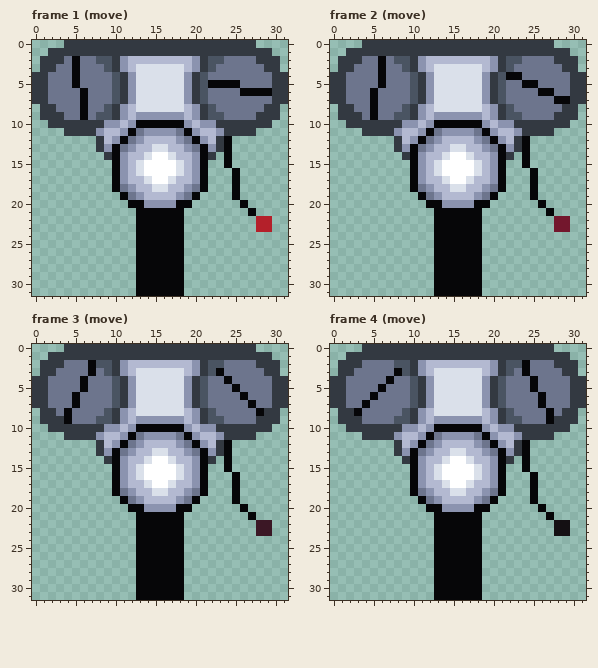
One commit to this pixel-art file: art/crawlingTurret.aseprite. The picture above is the old version.
32x32 pixels, 10 frames. Shown: frame 1 (move), frame 2 (move), frame 3 (move), frame 4 (move). The commit also changed other frames, which this record leaves out.
Once edited:
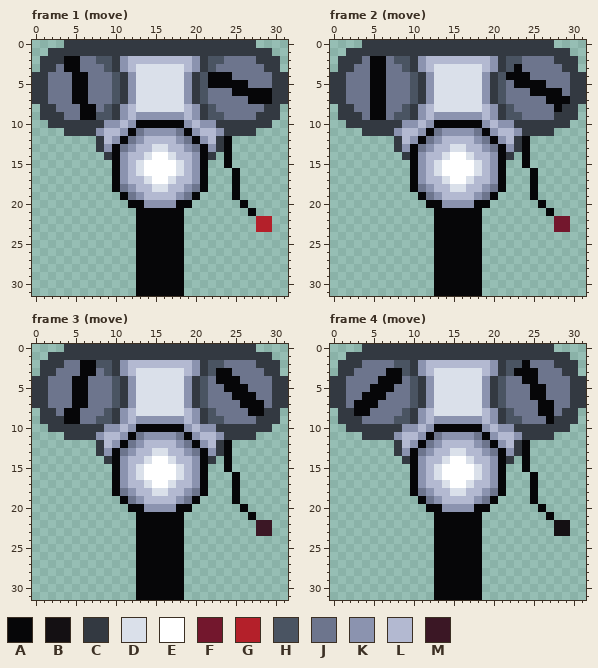
Palette (. is transparent): A #060608  B #141013  C #333941  D #dae0ea  E #ffffff  F #73172d  G #b4202a  H #4a5462  J #6d758d  K #8b93af  L #b3b9d1  M #3b1725
Message: crawling turrent antennae
Change:
Frame 1 (move), layer "Layer 2":
y 2..3: x 4 J -> A
y 4: x 6 J -> A; x 22..24 JJJ -> AAA
y 5: x 6 J -> A; x 26 J -> A
y 6: x 5 J -> A; x 25 J -> A
y 7: x 5 J -> A; x 27..29 JJJ -> AAA
y 8..9: x 7 J -> A
Frame 2 (move), layer "Layer 2":
y 2: x 5 J -> A
y 3: x 5 J -> A; x 23 J -> A
y 4: x 5 J -> A; x 24 J -> A
y 5: x 5 J -> A; x 23 J -> A; x 26 J -> A
y 6: x 6 J -> A; x 25 J -> A; x 28 J -> A
y 7: x 6 J -> A; x 27 J -> A
y 8: x 6 J -> A; x 28 J -> A
y 9: x 6 J -> A
Frame 3 (move), layer "Layer 2":
y 2: x 6 J -> A
y 3: x 6 J -> A; x 24 J -> A
y 4: x 5 J -> A; x 23 J -> A; x 25 J -> A
y 5: x 5 J -> A; x 24 J -> A; x 26 J -> A
y 6: x 6 J -> A; x 25 J -> A; x 27 J -> A
y 7: x 6 J -> A; x 26 J -> A; x 28 J -> A
y 8: x 5 J -> A; x 27 J -> A
y 9: x 5 J -> A
Frame 4 (move), layer "Layer 2":
y 3: x 7 J -> A; x 23 J -> A; x 25 J -> A
y 4: x 6 J -> A; x 8 J -> A; x 24 J -> A
y 5: x 5 J -> A; x 7 J -> A; x 26 J -> A
y 6: x 4 J -> A; x 6 J -> A; x 25 J -> A
y 7: x 3 J -> A; x 5 J -> A; x 27 J -> A
y 8: x 4 J -> A; x 26 J -> A
Pixel boxes of the changes (left, top, right, bottom) in both pictures:
changed: (64, 56, 96, 120)
changed: (208, 72, 272, 104)
changed: (370, 56, 386, 120)
changed: (514, 64, 562, 112)
changed: (72, 360, 88, 424)
changed: (216, 368, 264, 416)
changed: (354, 368, 402, 416)
changed: (514, 368, 554, 416)
